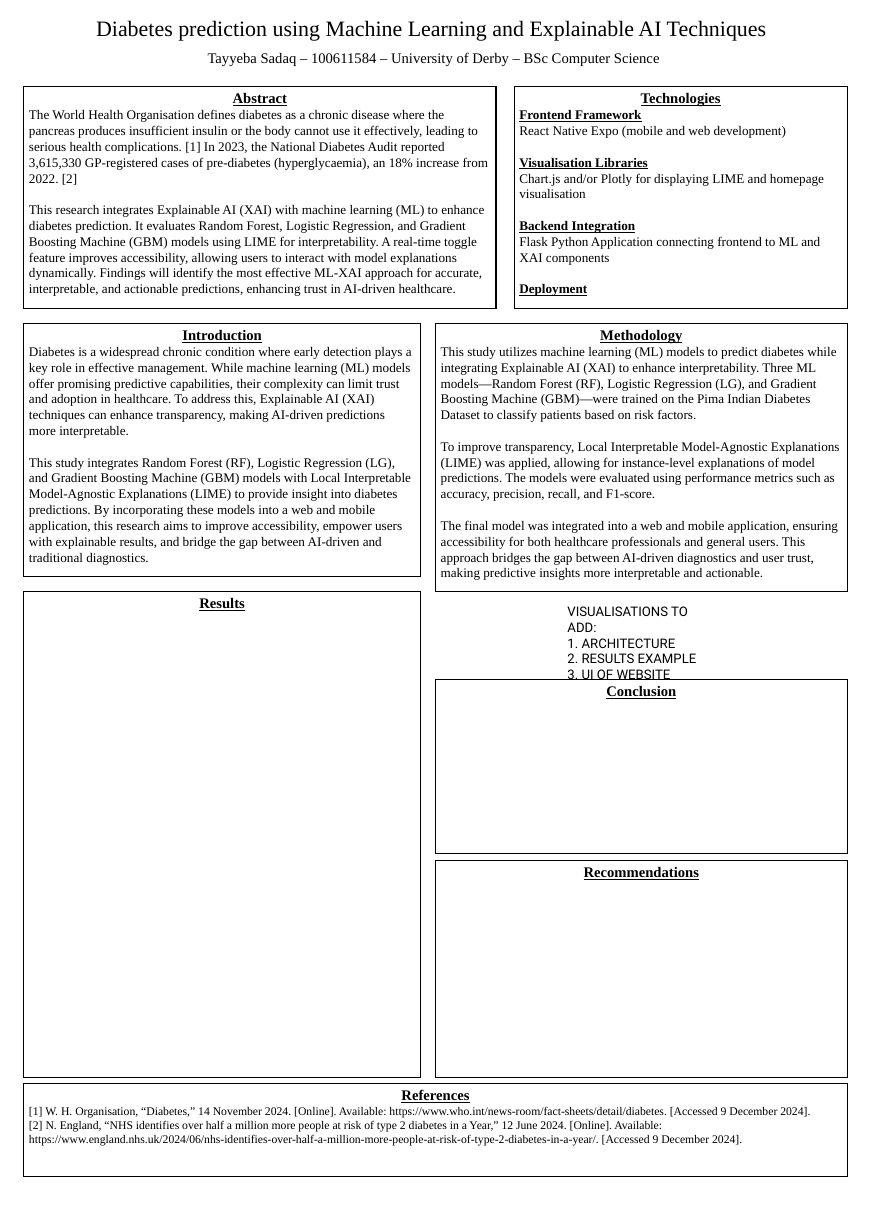
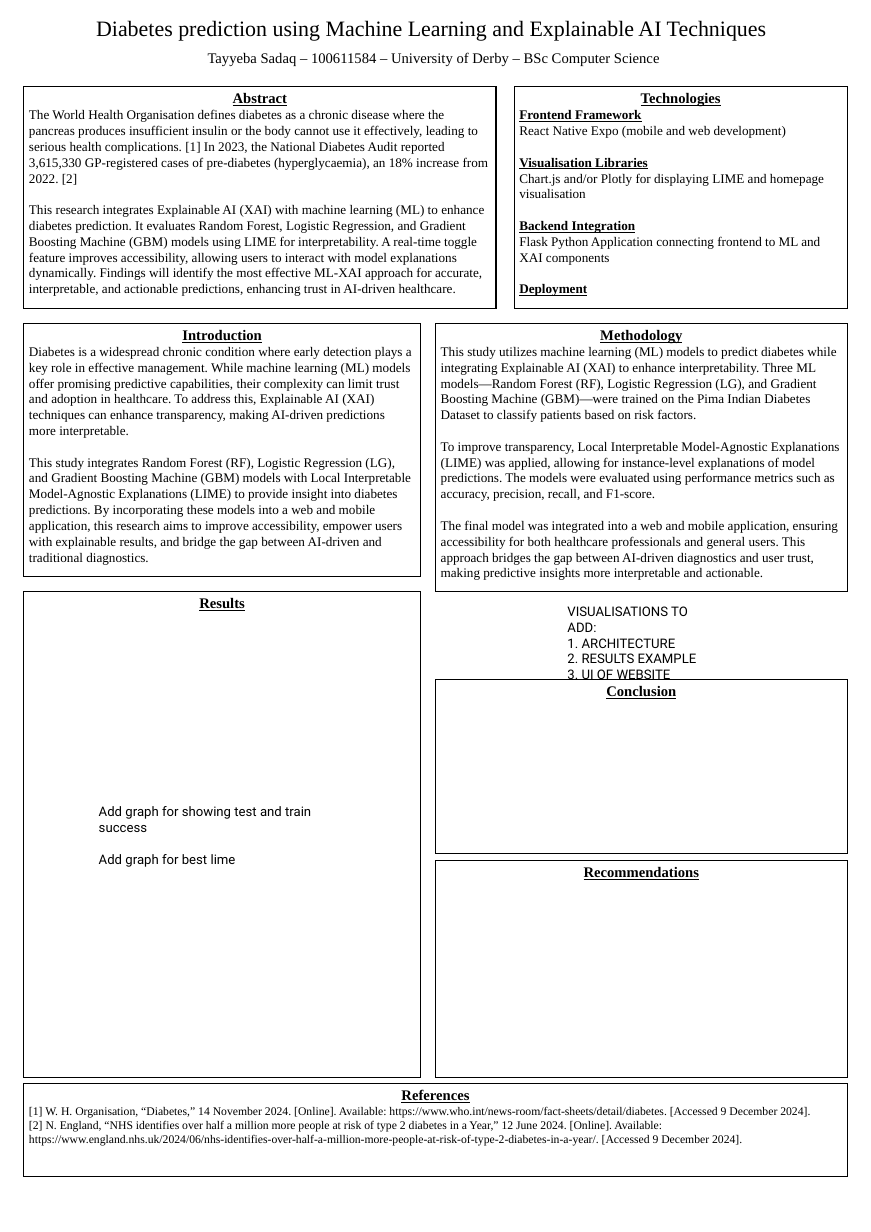
Before and after one commit to TayyebaSadaq/Diabetes-Prediction-using-Machine-Learning-and-Explainable-AI-Techniques, a slide deck: slide 1 of Diabetes prediction with machine learning and explainable ai poster.pptx. Drawn at 871x1232 pixels with LibreOffice and Linux fonts; fonts in the diff are those of the drawing. Boxes give left, top, right and bottom in pixels: in the first picture for what was removed or moved away, otherwise in the second. Text is boxed around its words. In the diff, an @@ line names an element or a change of style, - is before the commit and + after.

```diff
--- a/Diabetes prediction with machine learning and explainable ai poster.pptx
+++ b/Diabetes prediction with machine learning and explainable ai poster.pptx
@@ text added at [99, 806, 311, 864], 18 pt, text #000000 @@
+Add graph for showing test and train success
+Add graph for best lime
```
Also in this commit, not shown: 1 other file.
